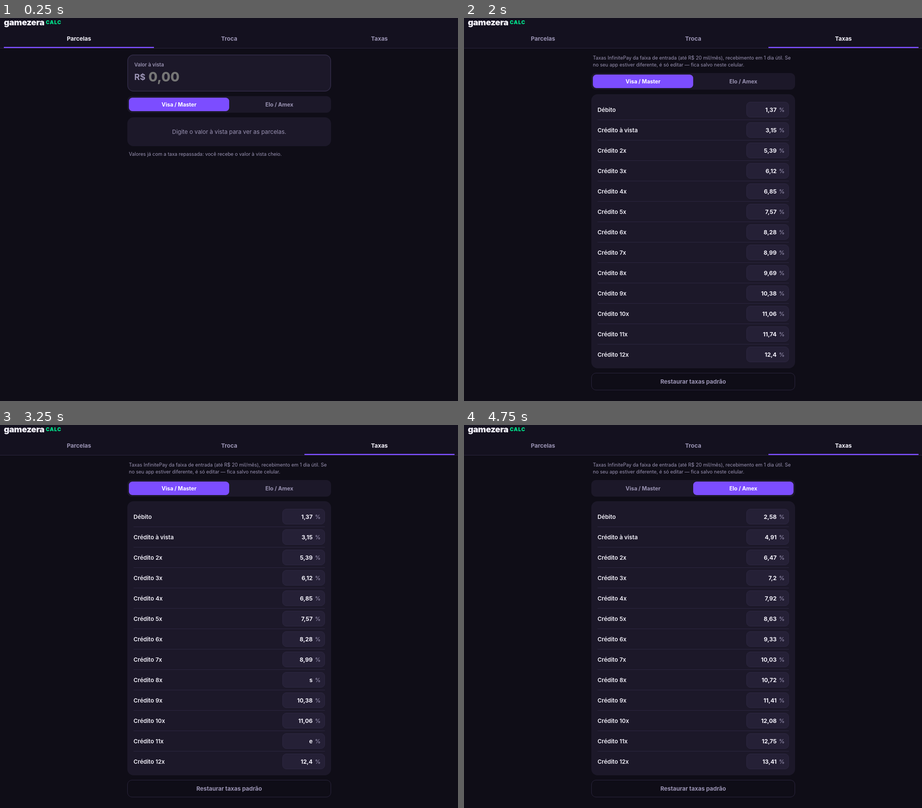
Above: before the commit, frames 1-4 (two rows, left to right).
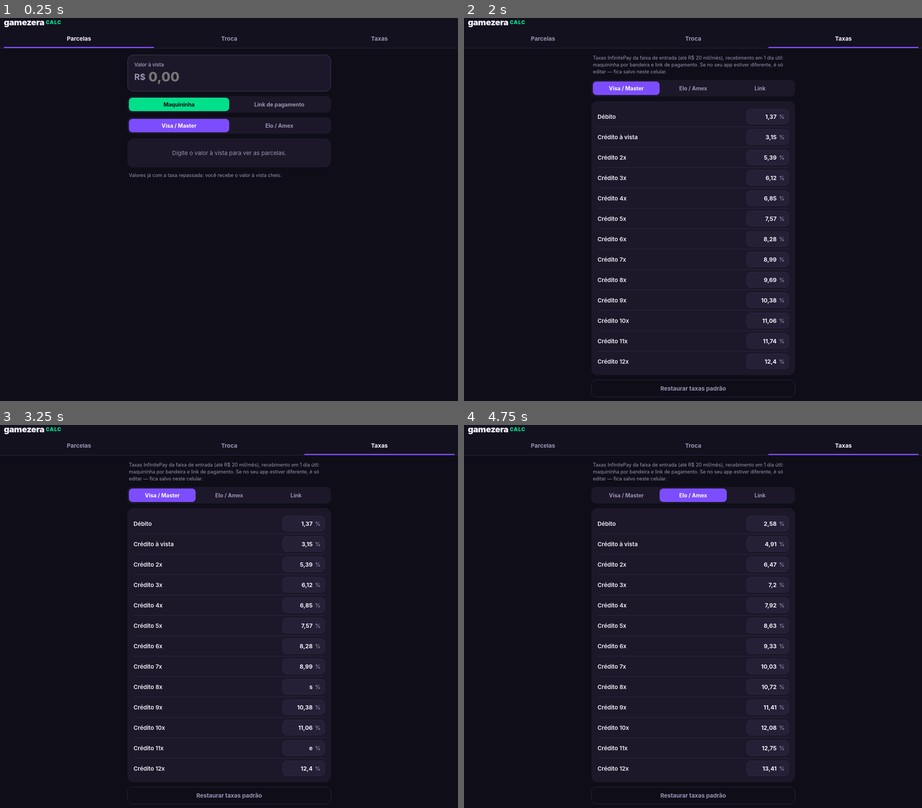
Above: after the commit, the same moments.

Repository: Drakezera1337/calculadora-gamezera
Game: browser game, page index.html
Two runs of this game, one before a commit and one after it. Both use one fixed random seed, a clock stepped at 60 frames per second and the inputs below.
Inputs (mouse positions are in pixels of both pictures, inside the frame that each line leads up to; where the layout moved, square brackets give the same spot in the first picture):
- Up to frame 1 (0.25 s): no input
- Up to frame 2 (2 s): click "Visa / Master" (after the commit: "Maquininha") at 1.27 s; click "Taxas" at 1.87 s
- Up to frame 3 (3.25 s): click "Visa / Master" at 2.02 s; click (302, 685) [302, 681] at 2.47 s; type "s" at 2.47 s; tap Enter at 2.5, 3.1 s; click (302, 746) [302, 742] at 3.07 s; type "e" at 3.07 s
- Up to frame 4 (4.75 s): click (766, 647) [766, 639] at 3.67 s; type "a" at 3.67 s; tap Enter at 3.7, 4.3 s; click (766, 562) [766, 559] at 4.27 s; type "r" at 4.27 s; click "Elo / Amex" at 4.52 s

The runs differ from the first frame. In frame 1, 2.0% of the frame differs, in the area x 28-67%, y 20-42%; in frame 2, 3.9%; in frame 3, 3.9%; in frame 4, 4.1%, in the area x 27-73%, y 9-99%.

Commit message:
Parcelas: modo Link de pagamento com taxas próprias (editáveis na aba Taxas)
Co-Authored-By: Claude Opus 5.5 <noreply@anthropic.com>

Diff:
--- a/app.js
+++ b/app.js
@@ -5,6 +5,9 @@
 const TAXAS_PADRAO = {
   visa: [1.37, 3.15, 5.39, 6.12, 6.85, 7.57, 8.28, 8.99, 9.69, 10.38, 11.06, 11.74, 12.40],
   elo:  [2.58, 4.91, 6.47, 7.20, 7.92, 8.63, 9.33, 10.03, 10.72, 11.41, 12.08, 12.75, 13.41],
+  // Link de pagamento (tabela de entrada, "a partir de 4,20%"), mesma taxa para todas as bandeiras.
+  // O link não aceita débito: o índice 0 fica sem uso.
+  link: [0, 4.20, 6.09, 7.01, 7.91, 8.80, 9.67, 12.59, 13.42, 14.25, 15.06, 15.87, 16.66],
 };
 const CHAVE = 'gamezera-calc-v1';
 
@@ -22,8 +25,9 @@
 function salvar() {
   try { localStorage.setItem(CHAVE, JSON.stringify(estado)); } catch {}
 }
-const estado = Object.assign({ taxas: structuredClone(TAXAS_PADRAO), bandeira: 'visa', aba: 'parcelas', mostrarTotal: true }, lerEstado());
+const estado = Object.assign({ taxas: structuredClone(TAXAS_PADRAO), bandeira: 'visa', modo: 'maq', editando: 'visa', aba: 'parcelas', mostrarTotal: true }, lerEstado());
 if (!estado.taxas?.visa || estado.taxas.visa.length !== 13) estado.taxas = structuredClone(TAXAS_PADRAO);
+if (!estado.taxas.link || estado.taxas.link.length !== 13) estado.taxas.link = [...TAXAS_PADRAO.link];
 
 // "1.234,56", "1234.56", "1234,5" -> número
 function num(txt) {
@@ -72,10 +76,15 @@
 }
 document.querySelectorAll('.tabs button').forEach((b) => b.addEventListener('click', () => abrirAba(b.dataset.tab)));
 
-function seg(el, onChange) {
+// Seletor de botões (data-v) ligado a um campo do estado.
+function marcarSeg(el, campo) {
+  el.querySelectorAll('button').forEach((x) => x.classList.toggle('on', x.dataset.v === estado[campo]));
+}
+function seg(el, campo, onChange) {
+  marcarSeg(el, campo);
   el.querySelectorAll('button').forEach((b) => b.addEventListener('click', () => {
-    estado.bandeira = b.dataset.b; salvar();
-    document.querySelectorAll('.seg').forEach((s) => s.querySelectorAll('button').forEach((x) => x.classList.toggle('on', x.dataset.b === estado.bandeira)));
+    estado[campo] = b.dataset.v; salvar();
+    marcarSeg(el, campo);
     onChange();
   }));
 }
@@ -84,7 +93,10 @@
 // Texto copiado de cada linha: "Valor à vista : R$ x", "1x de R$ y", "2x de R$ y" + " (total R$ z)" se o toggle estiver ligado
 function renderTabela() {
   const v = num($('#avista').value);
-  const tx = estado.taxas[estado.bandeira];
+  const link = estado.modo === 'link';
+  const tx = link ? estado.taxas.link : estado.taxas[estado.bandeira];
+  $('#bandeira').hidden = link;
+  $('#aviso-link').hidden = !link;
   const el = $('#tabela');
   const btnTodas = $('#copiar-todas');
   const opcTotal = $('#opc-total');
@@ -92,7 +104,7 @@
   const linhas = [];
   linhas.push({ n: 'Pix', sub: 'à vista', parcela: v, total: v, pix: true, todas: true, copia: `Valor à vista : ${brl(v)}` });
   const d = cobrar(v, tx[0], 1);
-  linhas.push({ n: 'Déb', sub: pct(tx[0]), parcela: d.parcela, total: d.total, copia: `Débito : ${brl(d.total)}` });
+  if (!link) linhas.push({ n: 'Déb', sub: pct(tx[0]), parcela: d.parcela, total: d.total, copia: `Débito : ${brl(d.total)}` });
   for (let n = 1; n <= 12; n++) {
     const c = cobrar(v, tx[n], n);
     linhas.push({ n: n + 'x', sub: pct(tx[n]), nx: n, parcela: c.parcela, total: c.total, todas: true,
@@ -112,7 +124,8 @@
 $('#avista').addEventListener('input', renderTabela);
 $('#mostrar-total').checked = estado.mostrarTotal;
 $('#mostrar-total').addEventListener('change', (e) => { estado.mostrarTotal = e.target.checked; salvar(); renderTabela(); });
-seg($('#bandeira'), () => { renderTabela(); renderEditor(); renderTroca(); });
+seg($('#modo'), 'modo', renderTabela);
+seg($('#bandeira'), 'bandeira', () => { renderTabela(); renderTroca(); });
 
 // ---------- Troca ----------
 const formas = [['pix', 'Pix / dinheiro'], ['deb', 'Débito']];
@@ -192,18 +205,18 @@
 
 // ---------- Editor de taxas ----------
 function renderEditor() {
-  const tx = estado.taxas[estado.bandeira];
+  const tx = estado.taxas[estado.editando];
   const nomes = ['Débito', 'Crédito à vista'];
   for (let n = 2; n <= 12; n++) nomes.push(`Crédito ${n}x`);
-  $('#editor').innerHTML = nomes.map((nome, i) => `
+  $('#editor').innerHTML = nomes.map((nome, i) => (estado.editando === 'link' && i === 0) ? '' : `
     <div class="taxa-row"><label for="tx${i}">${nome}</label>
       <div class="pct"><input id="tx${i}" data-i="${i}" inputmode="decimal" value="${String(tx[i]).replace('.', ',')}"><span>%</span></div></div>`).join('');
   $('#editor').querySelectorAll('input').forEach((inp) => inp.addEventListener('input', () => {
     const v = num(inp.value);
-    if (v >= 0 && v < 100) { estado.taxas[estado.bandeira][+inp.dataset.i] = v; salvar(); renderTabela(); renderTroca(); }
+    if (v >= 0 && v < 100) { estado.taxas[estado.editando][+inp.dataset.i] = v; salvar(); renderTabela(); renderTroca(); }
   }));
 }
-seg($('#bandeira-taxas'), () => { renderTabela(); renderEditor(); renderTroca(); });
+seg($('#bandeira-taxas'), 'editando', renderEditor);
 $('#restaurar').addEventListener('click', () => {
   if (!confirm('Voltar todas as taxas para o padrão InfinitePay (até R$ 20 mil)?')) return;
   estado.taxas = structuredClone(TAXAS_PADRAO); salvar();
@@ -211,7 +224,6 @@
 });
 
 // ---------- Início ----------
-document.querySelectorAll('.seg').forEach((s) => s.querySelectorAll('button').forEach((x) => x.classList.toggle('on', x.dataset.b === estado.bandeira)));
 abrirAba(estado.aba || 'parcelas');
 renderTabela(); renderTroca(); renderEditor();
 
--- a/index.html
+++ b/index.html
@@ -12,7 +12,7 @@
   <link rel="manifest" href="manifest.webmanifest">
   <link rel="apple-touch-icon" href="apple-touch-icon.png">
   <link rel="icon" href="icon.svg" type="image/svg+xml">
-  <link rel="stylesheet" href="styles.css?v=3">
+  <link rel="stylesheet" href="styles.css?v=4">
 </head>
 <body>
   <header class="topbar">
@@ -32,10 +32,16 @@
         <div class="money"><b>R$</b><input id="avista" inputmode="decimal" placeholder="0,00" autocomplete="off"></div>
       </label>
 
+      <div class="seg modo" id="modo">
+        <button data-v="maq" class="on">Maquininha</button>
+        <button data-v="link">Link de pagamento</button>
+      </div>
+
       <div class="seg" id="bandeira">
-        <button data-b="visa" class="on">Visa / Master</button>
-        <button data-b="elo">Elo / Amex</button>
+        <button data-v="visa" class="on">Visa / Master</button>
+        <button data-v="elo">Elo / Amex</button>
       </div>
+      <p class="hint" id="aviso-link" hidden>Link de pagamento: mesma taxa para todas as bandeiras e sem débito.</p>
 
       <div class="card list" id="tabela"></div>
       <label class="switch" id="opc-total" hidden>
@@ -81,11 +87,12 @@
 
     <!-- TAXAS -->
     <section id="tab-taxas" class="tab" hidden>
-      <p class="hint top">Taxas InfinitePay da faixa de entrada (até R$ 20 mil/mês), recebimento em 1 dia útil.
+      <p class="hint top">Taxas InfinitePay da faixa de entrada (até R$ 20 mil/mês), recebimento em 1 dia útil: maquininha por bandeira e link de pagamento.
         Se no seu app estiver diferente, é só editar — fica salvo <span class="so-pc">neste PC</span><span class="so-cel">neste celular</span>.</p>
       <div class="seg" id="bandeira-taxas">
-        <button data-b="visa" class="on">Visa / Master</button>
-        <button data-b="elo">Elo / Amex</button>
+        <button data-v="visa" class="on">Visa / Master</button>
+        <button data-v="elo">Elo / Amex</button>
+        <button data-v="link">Link</button>
       </div>
       <div class="card form" id="editor"></div>
       <button class="ghost" id="restaurar">Restaurar taxas padrão</button>
@@ -93,6 +100,6 @@
   </main>
 
   <div id="toast" class="toast" hidden></div>
-  <script src="app.js?v=5"></script>
+  <script src="app.js?v=6"></script>
 </body>
 </html>
--- a/styles.css
+++ b/styles.css
@@ -148,3 +148,8 @@
 .switch input:checked + i { background: var(--accent2); }
 .switch input:checked + i::after { transform: translateX(18px); }
 .switch input:focus-visible + i { outline: 2px solid var(--accent); outline-offset: 2px; }
+
+/* Seletor Maquininha / Link de pagamento */
+.seg.modo { margin-bottom: 0; }
+.seg.modo button.on { background: var(--accent2); color: #0f0d17; }
+#aviso-link { margin: 10px 4px 12px; }
--- a/sw.js
+++ b/sw.js
@@ -1,5 +1,5 @@
 // Calculadora Gamezera (celular): guarda tudo no aparelho para abrir na hora e funcionar sem internet.
-const CACHE = 'gamezera-calc-v5';
+const CACHE = 'gamezera-calc-v6';
 const ASSETS = ['./', 'index.html', 'styles.css', 'app.js', 'icon.svg', 'icon-192.png', 'icon-512.png', 'manifest.webmanifest'];
 
 self.addEventListener('install', (e) => {
